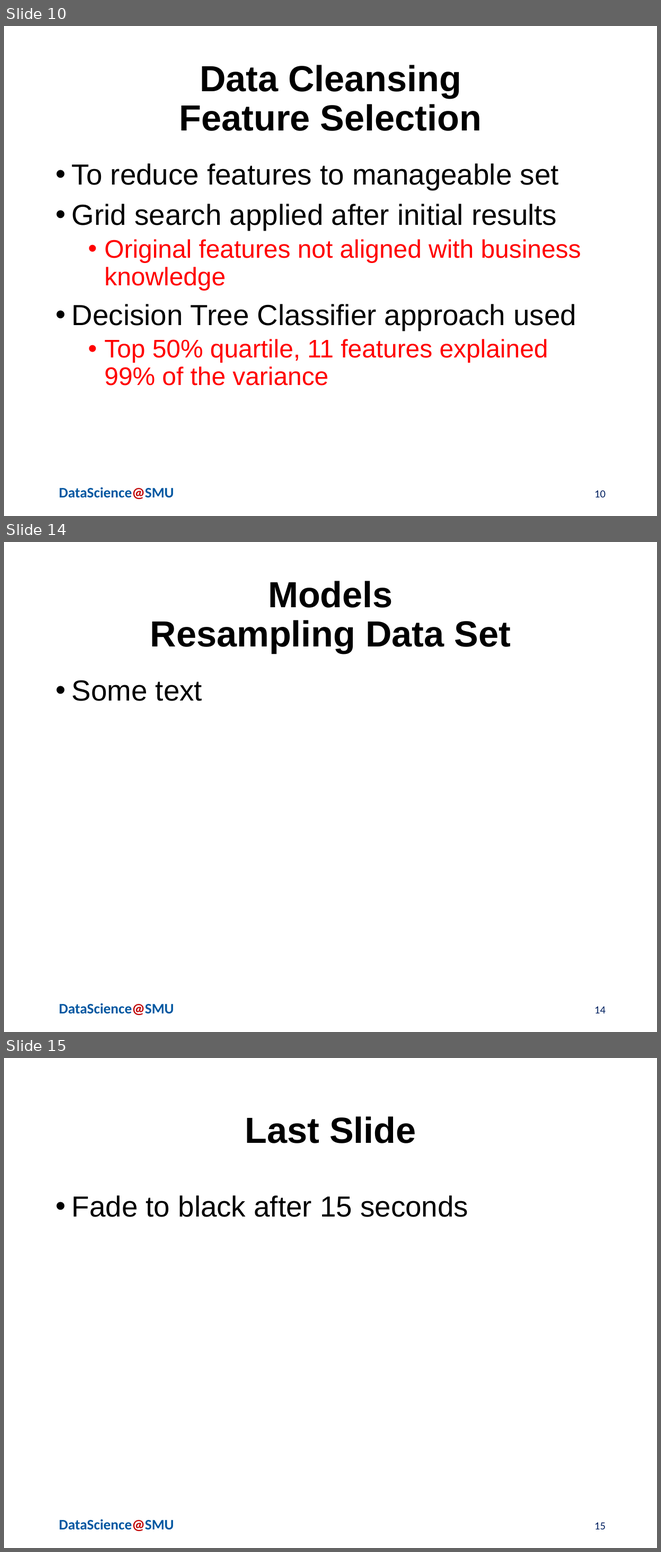
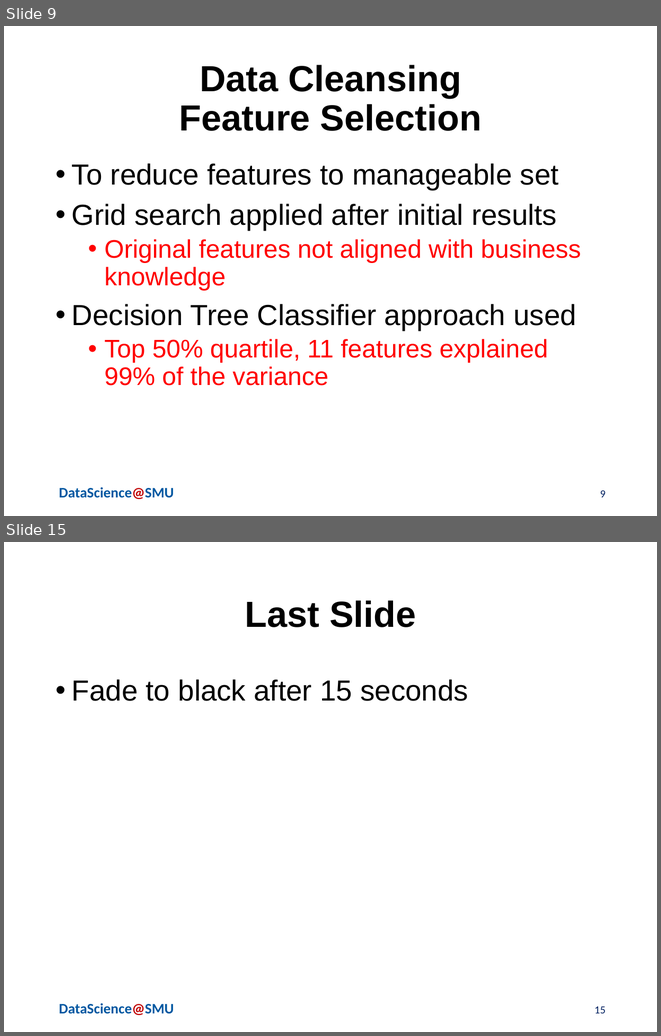
Before and after one commit to jvasquezDC/CapstoneA, a slide deck: LightningPresentation/Serna_Vasquez_Lightning_v1.pptx. Shown one above the other, each under a label of ours: slides 10, 14 and 15 before the commit, slides 9 and 15 after it; the slides between them are not shown. The pictures are 661x1552 and 661x1036 pixels, drawn with LibreOffice and Linux fonts; fonts in the diff are those of the drawing; background and template pictures are left out. Boxes give left, top, right and bottom in pixels: in the first picture for what was removed or moved away, otherwise in the second. Text is boxed around its words. In the diff, an @@ line names an element or a change of style, - is before the commit and + after.

```diff
--- a/LightningPresentation/Serna_Vasquez_Lightning_v1.pptx
+++ b/LightningPresentation/Serna_Vasquez_Lightning_v1.pptx
@@ slide 14 removed at [4, 542, 657, 1032], background #FFFFFF; not listed: 1 template element that a slide beside it also shows @@
@@ title removed at [150, 581, 510, 653] @@
-Models
-Resampling Data Set
@@ text removed at [72, 680, 202, 701] @@
-• Some text
@@ page number removed at [594, 1006, 606, 1013] @@
-14
@@ what was slide 10 is now slide 9 @@
@@ page number at [600, 490, 606, 497]: text changed @@
-10
+9
```
Also in this commit, not shown: 1 slide changed, 4 slides added, 3 other slides removed, 1 other file.
